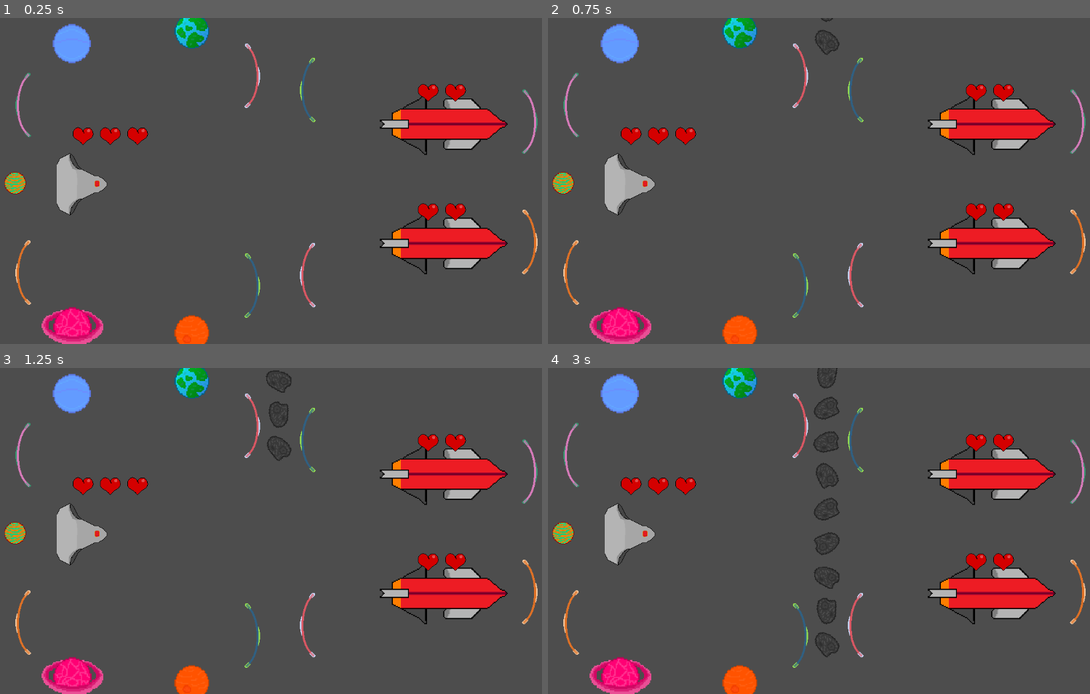
Above: before the commit, frames 1-4 (two rows, left to right).
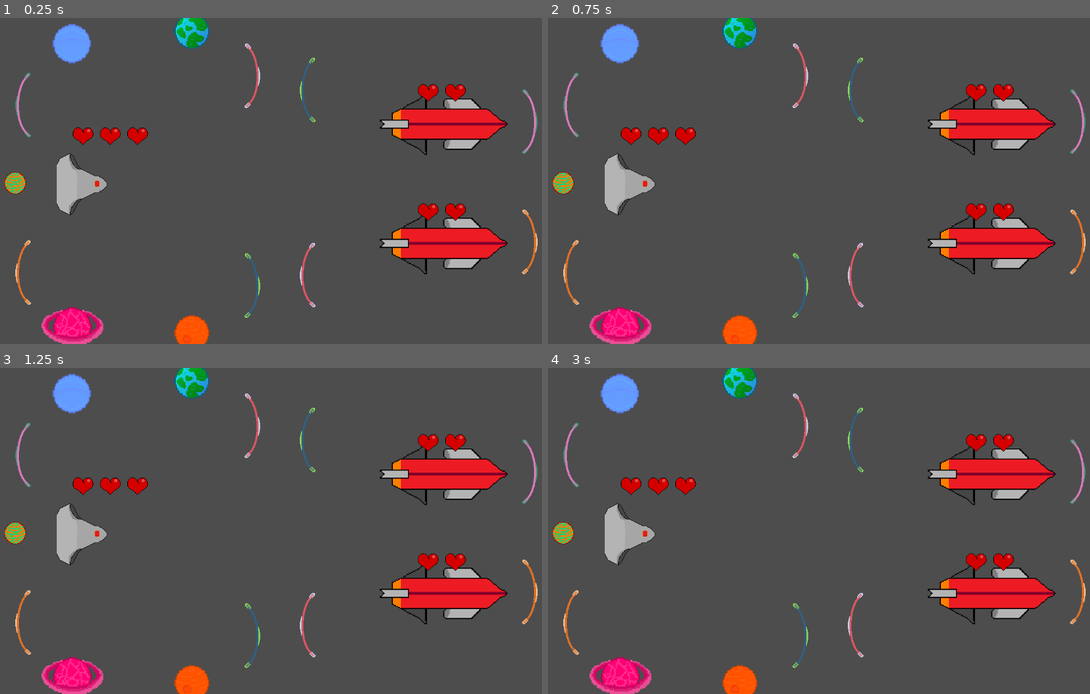
Above: after the commit, the same moments.

Repository: farkon00/GMTK2024
Game: Godot game, scene res://Levels/level3.tscn
Same seed, same stepped clock (60 frames per second), same inputs: the game is played once before the commit and once after it. This scene is started directly instead of the project's main scene.
Inputs (mouse positions are in pixels of both pictures, inside the frame that each line leads up to):
- Up to frame 1 (0.25 s): no input
- Up to frame 2 (0.75 s): tap Enter at 0.5 s; move the mouse to (959, 164) at 0.52 s; click (959, 164) at 0.67 s
- Up to frame 3 (1.25 s): no input
- Up to frame 4 (3 s): move the mouse to (716, 547) at 1.27 s; click (716, 547) at 1.42 s; move the mouse to (889, 459) at 2.02 s; click (889, 459) at 2.17 s; move the mouse to (802, 596) at 2.77 s; click (802, 596) at 2.92 s

Frame 1 is identical in both runs. In frame 2, less than 0.1% of the frame differs, in the area x 49-54%, y 0-12%; in frame 3, 0.2%; in frame 4, 0.6%, in the area x 48-54%, y 0-89%.
Error in both runs: Invalid access to property or key 'currently_changing' on a base object of type 'Nil'. (res://Scripts/Player.gd:18)

Commit message:
Added level quitting on escape

Diff:
--- a/Main.tscn
+++ b/Main.tscn
@@ -1,13 +1,13 @@
 [gd_scene load_steps=12 format=4 uid="uid://60x0tpw1kfl1"]
 
-[ext_resource type="PackedScene" uid="uid://bkclfsio7no2j" path="res://Levels/tutorial.tscn" id="2_stkyg"]
-[ext_resource type="PackedScene" uid="uid://hjk2yrp438kv" path="res://Levels/level1.tscn" id="2_vivy5"]
-[ext_resource type="PackedScene" uid="uid://bdhe0ndi5n6bi" path="res://Levels/level4.tscn" id="3_4e7he"]
+[ext_resource type="PackedScene" uid="uid://bkclfsio7no2j" path="res://Levels/tutorial.tscn" id="2_vcs4h"]
+[ext_resource type="PackedScene" uid="uid://hjk2yrp438kv" path="res://Levels/level1.tscn" id="3_a6ftk"]
 [ext_resource type="Script" path="res://Scripts/GameManager.gd" id="4_0dhc0"]
+[ext_resource type="PackedScene" uid="uid://0w84ms8usmem" path="res://Levels/level2.tscn" id="4_4w8wi"]
 [ext_resource type="Theme" uid="uid://cvftj2ibeautp" path="res://Themes/LevelSelectScreen.tres" id="4_xl53m"]
-[ext_resource type="PackedScene" uid="uid://0w84ms8usmem" path="res://Levels/level2.tscn" id="5_jqi0b"]
+[ext_resource type="PackedScene" uid="uid://bdhe0ndi5n6bi" path="res://Levels/level3.tscn" id="5_pl5ya"]
+[ext_resource type="PackedScene" uid="uid://cfm6oct4ike5m" path="res://Levels/level4.tscn" id="6_1carg"]
 [ext_resource type="FontFile" uid="uid://cjrm3yts0o36t" path="res://Textures/DefaultFont.ttf" id="6_gj6jp"]
-[ext_resource type="PackedScene" uid="uid://bdhe0ndi5n6bi" path="res://Levels/level3.tscn" id="6_w8hve"]
 [ext_resource type="Texture2D" uid="uid://clp1l0l7m8jfy" path="res://Textures/BG/BG.png" id="7_7ocap"]
 
 [sub_resource type="LabelSettings" id="LabelSettings_n6bjm"]
--- a/Scripts/GameManager.gd
+++ b/Scripts/GameManager.gd
@@ -28,6 +28,7 @@
 		current_level.free()
 	current_level = levels[id].instantiate()
 	$"..".add_child(current_level)
+	$"..".move_child(current_level, 0)
 	set_active($"TimerUI", current_level.get_meta("has_timer"))
 	is_game_stopped = false
 	currently_changing = null
@@ -105,6 +106,11 @@
 	])
 
 func _process(delta: float):
+	if !is_game_stopped && Input.is_action_just_pressed("QuitLevel"):
+		is_game_stopped = true
+		set_active($"LevelSelectUI", true)
+		set_active($"TimerUI", false)
+
 	level_timer_ms += delta * 1000
 	timer_label.text = get_timer_string()
 	if currently_changing != null:
--- a/Scripts/MeteorideWall.gd
+++ b/Scripts/MeteorideWall.gd
@@ -9,6 +9,8 @@
 var time_since_spawn: float = 0
 
 func _process(delta):
+	if GameManager.instance.is_game_stopped:
+		process_mode = Node.PROCESS_MODE_DISABLED
 	time_since_spawn += delta
 	if time_since_spawn >= time_inverval:
 		var new_meteoride = meteoride.instantiate()
--- a/Scripts/TutorialManager.gd
+++ b/Scripts/TutorialManager.gd
@@ -6,6 +6,8 @@
 var recorded_mass: float = 0
 
 func _process(delta: float) -> void:
+	if GameManager.instance.is_game_stopped:
+		queue_free()
 	time += delta
 	if state == states.EnemyShip2 && $"../Missile" == null:
 		$"Panel/ContinueLabel".visible = true
--- a/project.godot
+++ b/project.godot
@@ -18,6 +18,14 @@
 
 window/size/resizable=false
 
+[input]
+
+QuitLevel={
+"deadzone": 0.5,
+"events": [Object(InputEventKey,"resource_local_to_scene":false,"resource_name":"","device":-1,"window_id":0,"alt_pressed":false,"shift_pressed":false,"ctrl_pressed":false,"meta_pressed":false,"pressed":false,"keycode":0,"physical_keycode":4194305,"key_label":0,"unicode":0,"location":0,"echo":false,"script":null)
+]
+}
+
 [rendering]
 
 renderer/rendering_method="gl_compatibility"
Not shown: 1 places in Levels/level4.tscn that only renumber resources
Not shown: 1 places in Main.tscn that only renumber resources
